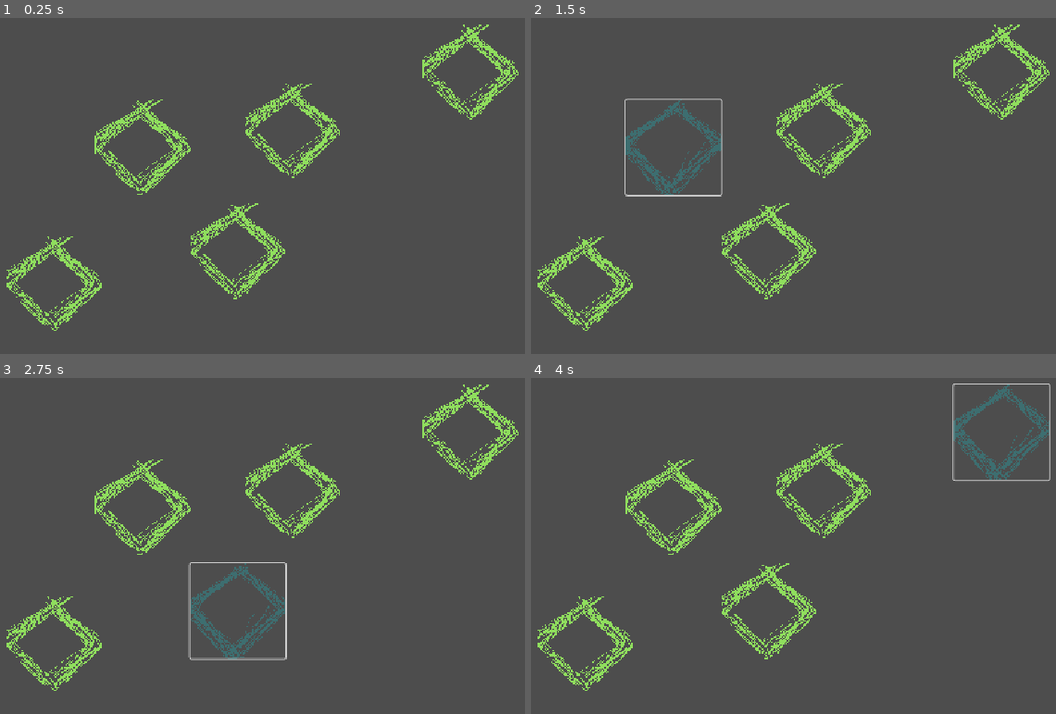
Above: before the commit, frames 1-4 (two rows, left to right).
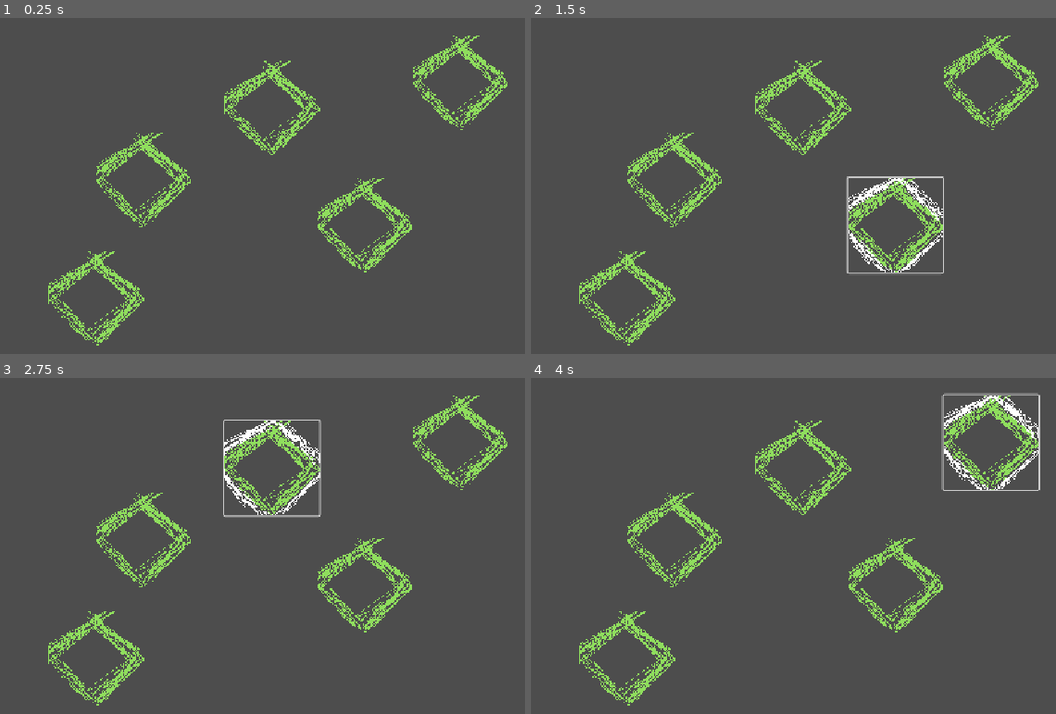
Above: after the commit, the same moments.

Repository: soufih/Dodot_Demo
Game: Godot game, scene res://UI/Map_UI/map.tscn
The game is run twice, just before and just after one commit, with the same random seed, the same clock (stepped at 60 frames per second) and the same inputs. This scene is started directly instead of the project's main scene.
Inputs (mouse positions are in pixels of both pictures, inside the frame that each line leads up to; where the layout moved, square brackets give the same spot in the first picture):
- Up to frame 1 (0.25 s): no input
- Up to frame 2 (1.5 s): click (625, 296) [583, 283] at 0.5 s; click (893, 226) [672, 149] at 1.25 s
- Up to frame 3 (2.75 s): click (273, 468) [236, 609] at 2 s
- Up to frame 4 (4 s): click (672, 539) [825, 492] at 2.75 s; click (993, 441) [1003, 431] at 3.5 s

The runs differ from the first frame. In frame 1, 8.5% of the frame differs, in the area x 1-99%, y 1-98%; in frame 2, 9.8%; in frame 3, 9.8%; in frame 4, 10%.

Commit message:
装备强化界面初

Diff:
--- a/Rescource/UI/map/m3.tres
+++ b/Rescource/UI/map/m3.tres
@@ -1,9 +1,6 @@
-[gd_resource type="StyleBoxTexture" load_steps=3 format=3 uid="uid://d3c5s318qc8hy"]
+[gd_resource type="StyleBoxTexture" load_steps=2 format=3 uid="uid://d3c5s318qc8hy"]
 
-[ext_resource type="Texture2D" uid="uid://i2mpud5l3ahq" path="res://Rescource/UI/map/map_hover.png" id="1_gsvx8"]
-
-[sub_resource type="AtlasTexture" id="AtlasTexture_gsvx8"]
-atlas = ExtResource("1_gsvx8")
+[ext_resource type="Texture2D" uid="uid://b2kq08oo6fvgw" path="res://Rescource/UI/map/map_pressed.png" id="1_gsvx8"]
 
 [resource]
-texture = SubResource("AtlasTexture_gsvx8")
+texture = ExtResource("1_gsvx8")
--- /dev/null
+++ b/Rescource/UI/map/m4.tres
@@ -0,0 +1,6 @@
+[gd_resource type="StyleBoxTexture" load_steps=2 format=3 uid="uid://d05v5f0s0psq7"]
+
+[ext_resource type="Texture2D" uid="uid://i2mpud5l3ahq" path="res://Rescource/UI/map/map_hover.png" id="1_sb3i5"]
+
+[resource]
+texture = ExtResource("1_sb3i5")
--- /dev/null
+++ b/UI/Equipment_Enhancement_UI/equipment_enhancement_ui.tscn
@@ -0,0 +1,78 @@
+[gd_scene format=3 uid="uid://hmacpsbsf4q8"]
+
+[node name="Control" type="Control"]
+layout_mode = 3
+anchors_preset = 15
+anchor_right = 1.0
+anchor_bottom = 1.0
+grow_horizontal = 2
+grow_vertical = 2
+
+[node name="PanelContainer" type="PanelContainer" parent="."]
+self_modulate = Color(1, 1, 1, 0)
+layout_mode = 0
+offset_left = 246.0
+offset_top = 116.0
+offset_right = 886.0
+offset_bottom = 521.0
+
+[node name="TextureRect" type="TextureRect" parent="PanelContainer"]
+layout_mode = 2
+
+[node name="VBoxContainer" type="VBoxContainer" parent="PanelContainer"]
+layout_mode = 2
+
+[node name="PanelContainer" type="PanelContainer" parent="PanelContainer/VBoxContainer"]
+self_modulate = Color(1, 1, 1, 0)
+layout_mode = 2
+size_flags_vertical = 3
+
+[node name="MarginContainer" type="MarginContainer" parent="PanelContainer/VBoxContainer/PanelContainer"]
+layout_mode = 2
+theme_override_constants/margin_left = 10
+theme_override_constants/margin_top = 10
+theme_override_constants/margin_right = 10
+theme_override_constants/margin_bottom = 10
+
+[node name="HBoxContainer" type="HBoxContainer" parent="PanelContainer/VBoxContainer/PanelContainer/MarginContainer"]
+layout_mode = 2
+
+[node name="intensify_button" type="Button" parent="PanelContainer/VBoxContainer/PanelContainer/MarginContainer/HBoxContainer"]
+layout_mode = 2
+size_flags_horizontal = 3
+size_flags_stretch_ratio = 5.0
+text = "强化"
+
+[node name="compound_button" type="Button" parent="PanelContainer/VBoxContainer/PanelContainer/MarginContainer/HBoxContainer"]
+layout_mode = 2
+size_flags_horizontal = 3
+size_flags_stretch_ratio = 5.0
+text = "合成"
+
+[node name="Control" type="Control" parent="PanelContainer/VBoxContainer/PanelContainer/MarginContainer/HBoxContainer"]
+layout_mode = 2
+size_flags_horizontal = 3
+size_flags_stretch_ratio = 12.0
+
+[node name="exit_button" type="Button" parent="PanelContainer/VBoxContainer/PanelContainer/MarginContainer/HBoxContainer"]
+layout_mode = 2
+size_flags_horizontal = 3
+text = "x"
+
+[node name="PanelContainer2" type="PanelContainer" parent="PanelContainer/VBoxContainer"]
+self_modulate = Color(1, 1, 1, 0)
+layout_mode = 2
+size_flags_vertical = 3
+size_flags_stretch_ratio = 8.0
+
+[node name="MarginContainer" type="MarginContainer" parent="PanelContainer/VBoxContainer/PanelContainer2"]
+layout_mode = 2
+theme_override_constants/margin_left = 10
+theme_override_constants/margin_right = 10
+theme_override_constants/margin_bottom = 30
+
+[node name="MarginContainer2" type="MarginContainer" parent="PanelContainer/VBoxContainer/PanelContainer2"]
+layout_mode = 2
+theme_override_constants/margin_left = 10
+theme_override_constants/margin_right = 10
+theme_override_constants/margin_bottom = 30
--- a/UI/Map_UI/map.tscn
+++ b/UI/Map_UI/map.tscn
@@ -1,6 +1,7 @@
-[gd_scene load_steps=3 format=3 uid="uid://baysbd0v7e3fm"]
+[gd_scene load_steps=4 format=3 uid="uid://baysbd0v7e3fm"]
 
 [ext_resource type="StyleBox" uid="uid://dfqp47rds7m7q" path="res://Rescource/UI/map/m2.tres" id="1_ti81g"]
+[ext_resource type="StyleBox" uid="uid://d05v5f0s0psq7" path="res://Rescource/UI/map/m4.tres" id="2_snxjc"]
 [ext_resource type="StyleBox" uid="uid://d3c5s318qc8hy" path="res://Rescource/UI/map/m3.tres" id="2_wxejp"]
 
 [node name="Control" type="Control"]
@@ -21,50 +22,50 @@
 
 [node name="Button" type="Button" parent="."]
 layout_mode = 0
-offset_left = 172.0
-offset_top = 397.0
-offset_right = 320.0
-offset_bottom = 545.0
+offset_left = 237.0
+offset_top = 420.0
+offset_right = 385.0
+offset_bottom = 568.0
 theme_override_styles/normal = ExtResource("1_ti81g")
 theme_override_styles/pressed = ExtResource("2_wxejp")
-theme_override_styles/hover = ExtResource("2_wxejp")
+theme_override_styles/hover = ExtResource("2_snxjc")
 
 [node name="Button2" type="Button" parent="."]
 layout_mode = 0
-offset_left = 309.0
-offset_top = 185.0
-offset_right = 457.0
-offset_bottom = 333.0
+offset_left = 654.0
+offset_top = 306.0
+offset_right = 802.0
+offset_bottom = 454.0
 theme_override_styles/normal = ExtResource("1_ti81g")
 theme_override_styles/pressed = ExtResource("2_wxejp")
-theme_override_styles/hover = ExtResource("2_wxejp")
+theme_override_styles/hover = ExtResource("2_snxjc")
 
 [node name="Button3" type="Button" parent="."]
 layout_mode = 0
-offset_left = 457.0
-offset_top = 346.0
-offset_right = 605.0
-offset_bottom = 494.0
+offset_left = 510.0
+offset_top = 124.0
+offset_right = 658.0
+offset_bottom = 272.0
 theme_override_styles/normal = ExtResource("1_ti81g")
 theme_override_styles/pressed = ExtResource("2_wxejp")
-theme_override_styles/hover = ExtResource("2_wxejp")
+theme_override_styles/hover = ExtResource("2_snxjc")
 
 [node name="Button4" type="Button" parent="."]
 layout_mode = 0
-offset_left = 542.0
-offset_top = 159.0
-offset_right = 690.0
-offset_bottom = 307.0
+offset_left = 310.0
+offset_top = 235.0
+offset_right = 458.0
+offset_bottom = 383.0
 theme_override_styles/normal = ExtResource("1_ti81g")
 theme_override_styles/pressed = ExtResource("2_wxejp")
-theme_override_styles/hover = ExtResource("2_wxejp")
+theme_override_styles/hover = ExtResource("2_snxjc")
 
 [node name="Button5" type="Button" parent="."]
 layout_mode = 0
-offset_left = 819.0
-offset_top = 68.0
-offset_right = 967.0
-offset_bottom = 216.0
+offset_left = 803.0
+offset_top = 84.0
+offset_right = 951.0
+offset_bottom = 232.0
 theme_override_styles/normal = ExtResource("1_ti81g")
 theme_override_styles/pressed = ExtResource("2_wxejp")
-theme_override_styles/hover = ExtResource("2_wxejp")
+theme_override_styles/hover = ExtResource("2_snxjc")
Binary file changed: Rescource/UI/map/map_hover.png
Binary file added: Rescource/UI/map/map_pressed.png
Not shown, added: Rescource/UI/map/map_pressed.png.import
